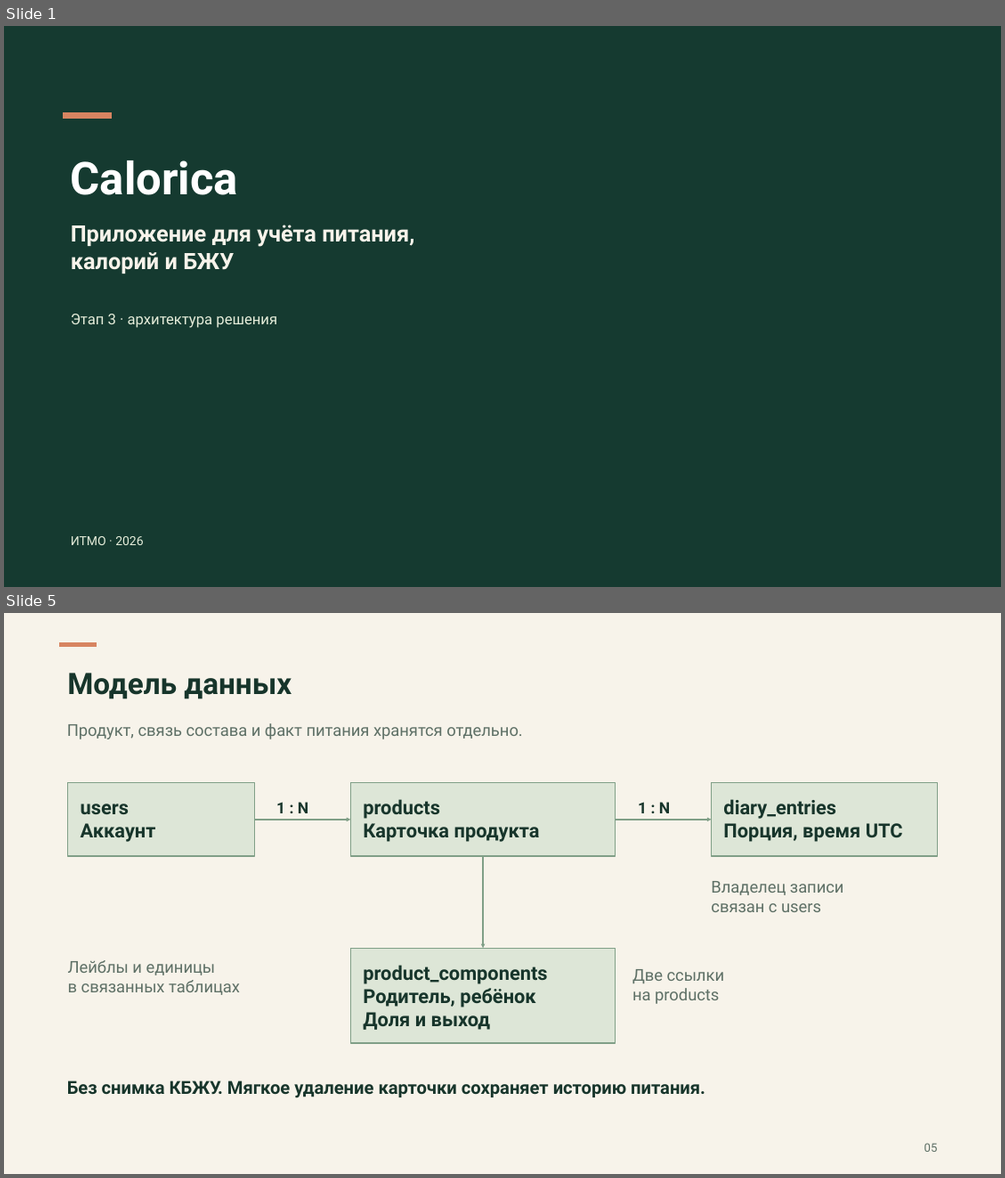
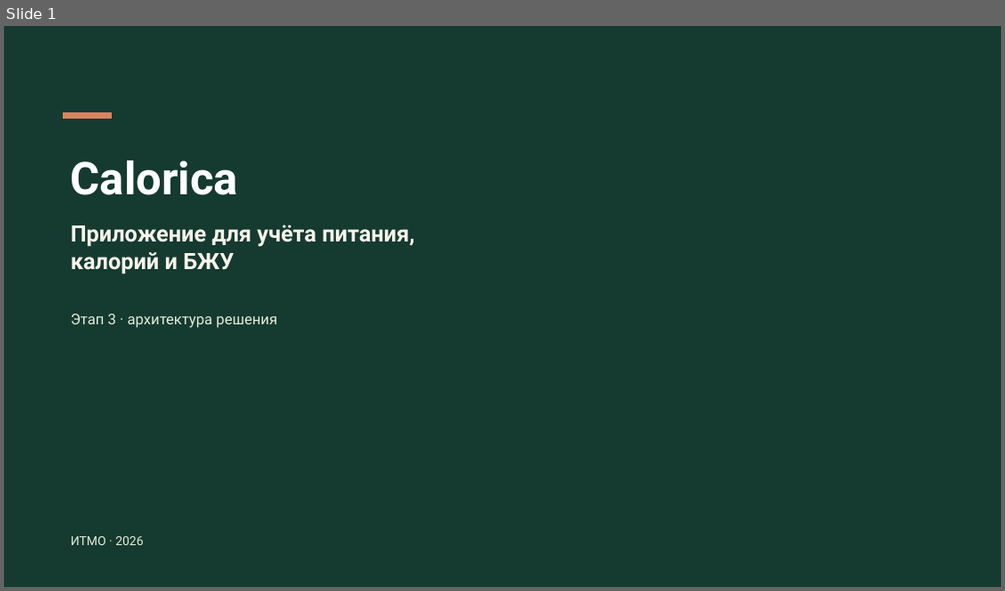
Before and after one commit to rurkk/Calorica, a slide deck: docs/semester-mvp/stage-3/Calorica-stage-3.pptx. Shown one above the other, each under a label of ours: slides 1 and 5 before the commit, slide 1 after it; the slides between them are not shown. The pictures are 1005x1178 and 1005x591 pixels, drawn with LibreOffice and Linux fonts; fonts in the diff are those of the drawing; background and template pictures are left out. Boxes give left, top, right and bottom in pixels: in the first picture for what was removed or moved away, otherwise in the second. Text is boxed around its words. In the diff, an @@ line names an element or a change of style, - is before the commit and + after.

```diff
--- a/docs/semester-mvp/stage-3/Calorica-stage-3.pptx
+++ b/docs/semester-mvp/stage-3/Calorica-stage-3.pptx
@@ slide 5 removed at (4,613,1001,1174), background #F7F3EA @@
@@ rectangle removed at (60,643,96,647) @@
@@ text removed at (67,673,291,699) @@
-Модель данных
@@ text removed at (67,723,522,739) @@
-Продукт, связь состава и факт питания хранятся отдельно.
@@ rectangle removed at (67,783,254,856) @@
-users
-Аккаунт
@@ rectangle removed at (351,783,615,856) @@
-products
-Карточка продукта
@@ rectangle removed at (712,783,938,856) @@
-diary_entries
-Порция, время UTC
@@ arrow removed from (254, 819) to (351, 819) @@
@@ text removed at (276,802,308,813) @@
-1 : N
@@ arrow removed from (615, 819) to (712, 819) @@
@@ text removed at (638,802,670,813) @@
-1 : N
@@ arrow removed from (484, 856) to (484, 948) @@
@@ text removed at (711,881,844,912) @@
-Владелец записи
-связан с users
@@ rectangle removed at (351,948,615,1043) @@
-product_components
-Родитель, ребёнок
-Доля и выход
@@ text removed at (68,960,240,995) @@
-Лейблы и единицы
-в связанных таблицах
@@ text removed at (632,969,725,1004) @@
-Две ссылки
-на products
@@ text removed at (67,1080,705,1098) @@
-Без снимка КБЖУ. Мягкое удаление карточки сохраняет историю питания.
@@ text removed at (924,1143,938,1151) @@
-05
```
Also in this commit, not shown: 8 slides added, 6 other slides removed, 33 other files.
